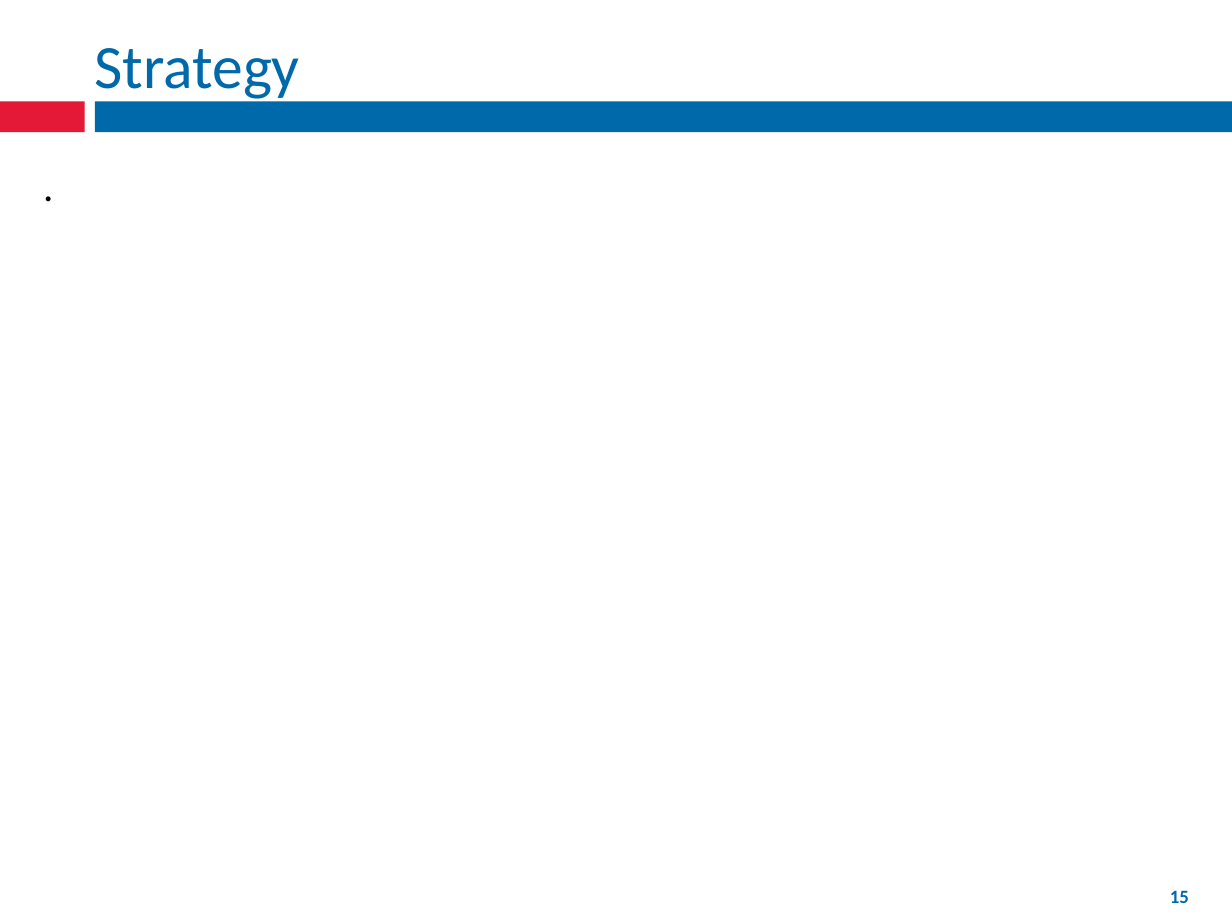
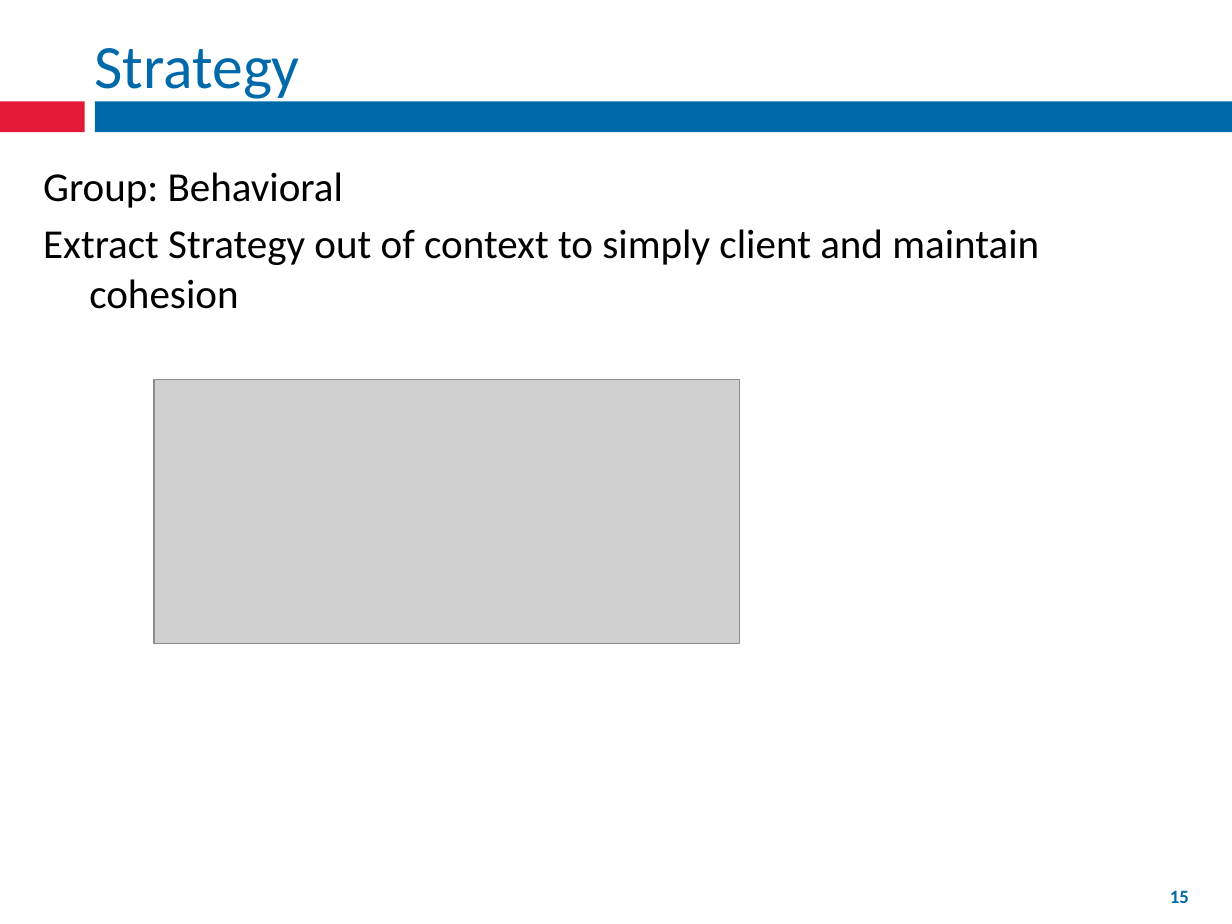
Before and after one commit to fernandozamoraj/design-patterns-presentation, a slide deck: slide 15 of Design Patterns Part 1.pptx. Drawn at 1232x924 pixels with LibreOffice and Linux fonts; fonts in the diff are those of the drawing; grey boxes stand for pictures. Boxes give left, top, right and bottom in pixels: in the first picture for what was removed or moved away, otherwise in the second. Text is boxed around its words. In the diff, an @@ line names an element or a change of style, - is before the commit and + after.

Commit message:
Added details for strategy pattern as well as code... also added scenarios to each project

```diff
--- a/Design Patterns Part 1.pptx
+++ b/Design Patterns Part 1.pptx
@@ text at <box>43,172,1039,309</box>: text changed @@
-.
+Group: Behavioral
+Extract Strategy out of context to simply client and maintain cohesion
@@ picture added at <box>154,379,739,643</box> @@
```
Also in this commit, not shown: 3 other slides changed, 16 other files.
